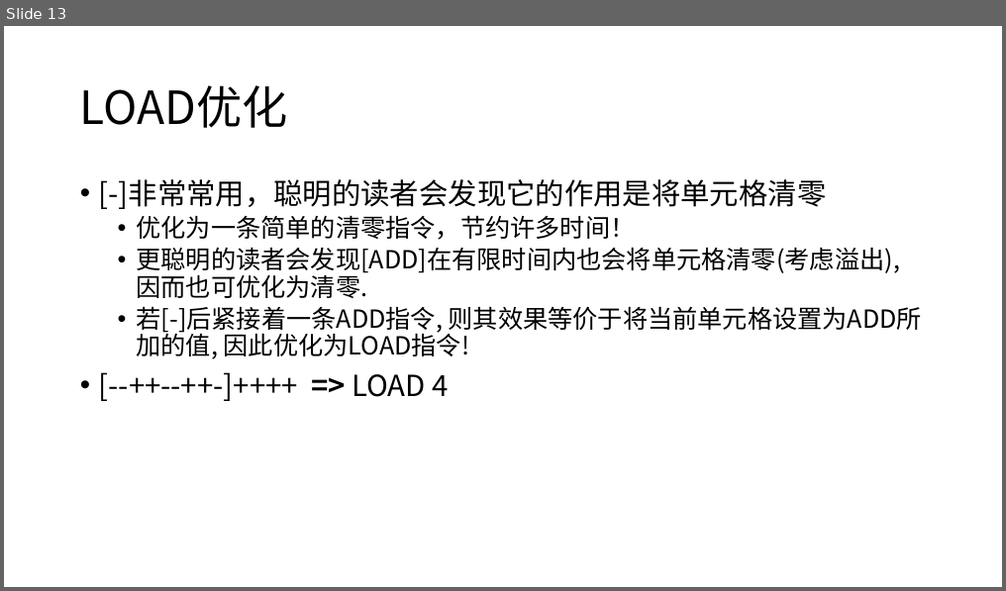
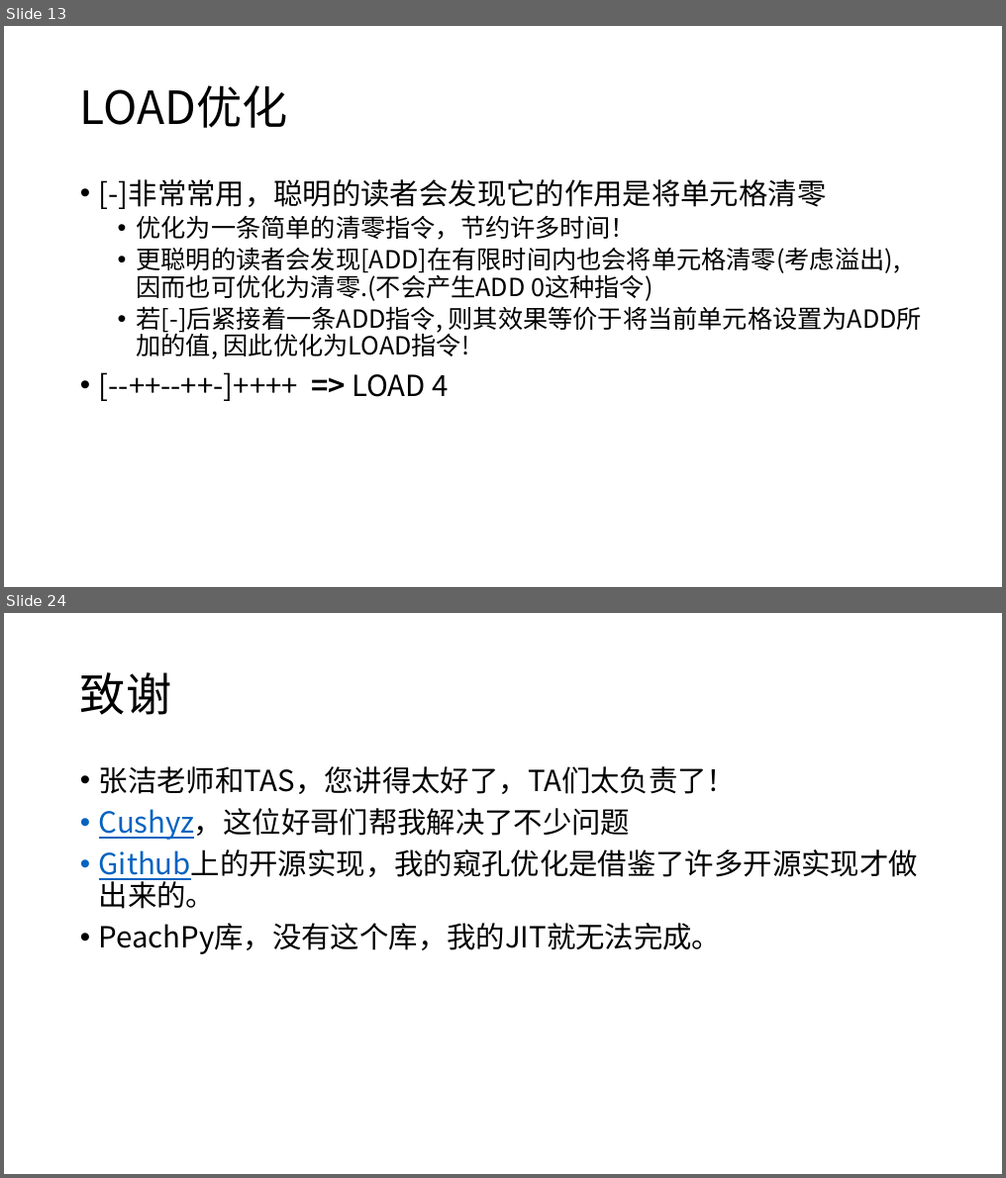
Before and after one commit to UshioA/bfpy, a slide deck: Python演示文稿.pptx. Shown one above the other, each under a label of ours: slide 13 before the commit, slides 13 and 24 after it; the slides between them are not shown. The pictures are 1006x591 and 1006x1178 pixels, drawn with LibreOffice and Linux fonts; fonts in the diff are those of the drawing. Boxes give left, top, right and bottom in pixels: in the first picture for what was removed or moved away, otherwise in the second. Text is boxed around its words. In the diff, an @@ line names an element or a change of style, - is before the commit and + after.

```diff
--- a/Python演示文稿.pptx
+++ b/Python演示文稿.pptx
@@ slide 24 added at bbox=[4, 613, 1002, 1174], background #FFFFFF @@
@@ title added at bbox=[80, 672, 171, 715], 44 pt, text #000000 @@
+致谢
@@ text added at bbox=[99, 766, 918, 955], 28 pt, text #000000 @@
+• 张洁老师和TAS，您讲得太好了，TA们太负责了！
+• Cushyz，这位好哥们帮我解决了不少问题
+• Github上的开源实现，我的窥孔优化是借鉴了许多开源实现才做出来的。
+• PeachPy库，没有这个库，我的JIT就无法完成。
@@ slide 13 changed as well @@
@@ text at bbox=[137, 247, 900, 301]: text changed @@
-  • 更聪明的读者会发现[ADD]在有限时间内也会将单元格清零(考虑溢出), 因而也可优化为清零.
+  • 更聪明的读者会发现[ADD]在有限时间内也会将单元格清零(考虑溢出), 因而也可优化为清零.(不会产生ADD 0这种指令)
```
Also in this commit, not shown: 1 other slide changed, 10 other slides added, 1 slide removed.
